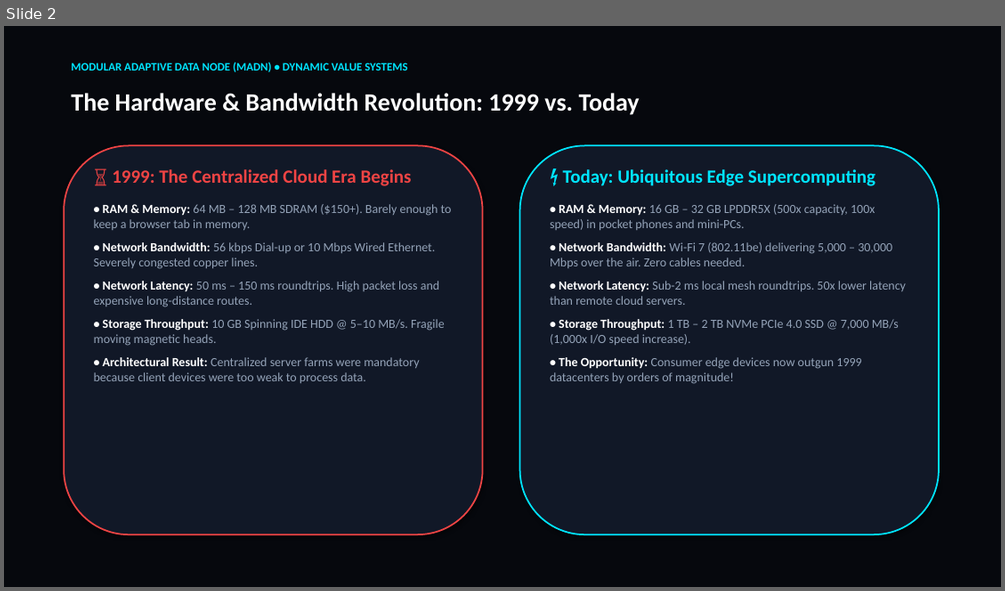
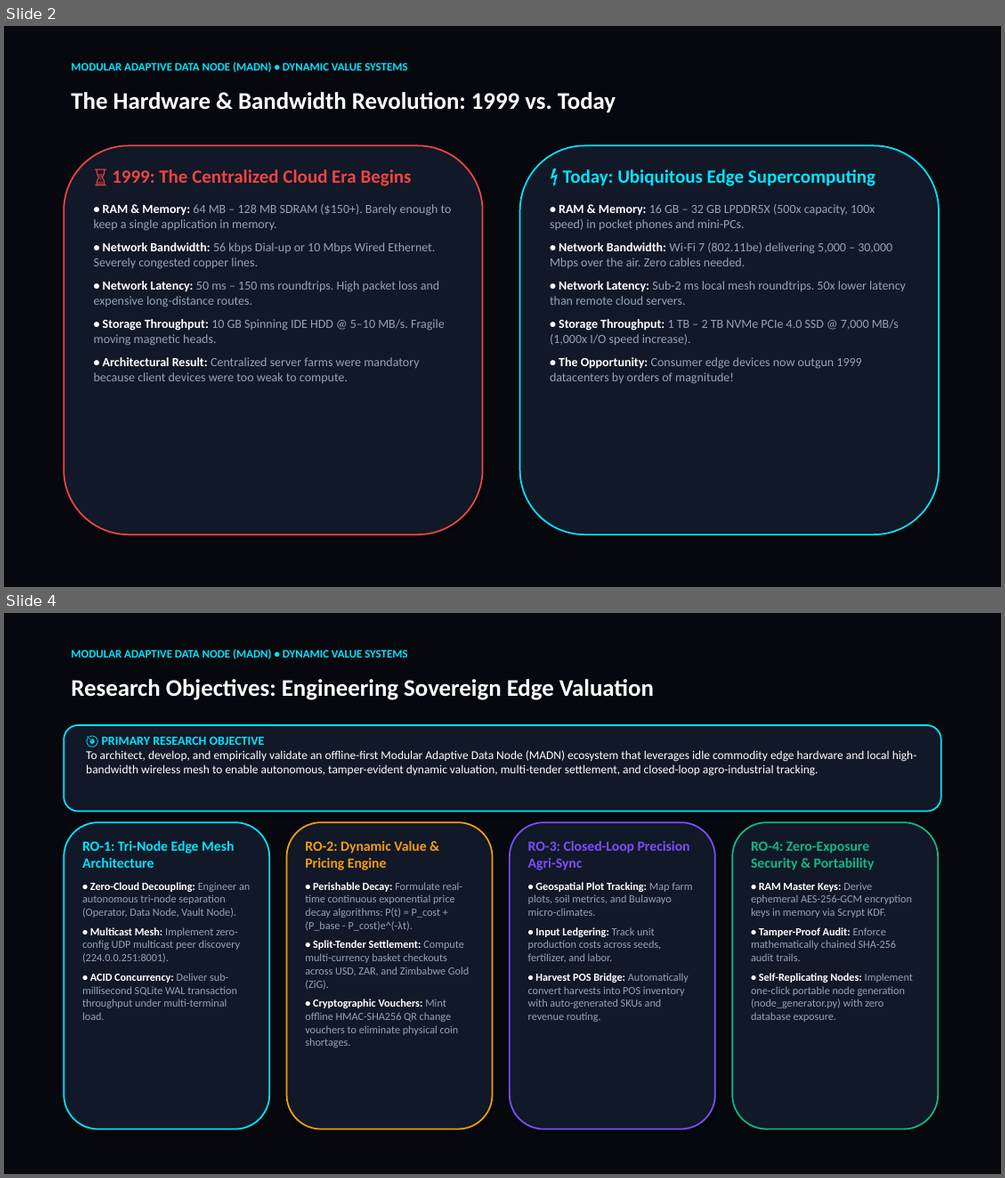
Before and after one commit to pmd742omni/2026-02-15-Sun-2055-Modular-Adaptive-Data-Node--MAD---Node--for-Dynamic-Value-Systems, a slide deck: 01_Documentation_and_Thesis/MADN_Dynamic_Value_Systems_Presentation.pptx. Shown one above the other, each under a label of ours: slide 2 before the commit, slides 2 and 4 after it; the slides between them are not shown. The pictures are 1005x591 and 1005x1178 pixels, drawn with LibreOffice and Linux fonts; fonts in the diff are those of the drawing. Boxes give left, top, right and bottom in pixels: in the first picture for what was removed or moved away, otherwise in the second. Text is boxed around its words. In the diff, an @@ line names an element or a change of style, - is before the commit and + after.

Commit message:
2026-08-26 Wed 1440: Add Problem Statement, Research Objectives, and System Block Diagram to MADN Presentation (Ukukhulisa 1.19.21)

```diff
--- a/01_Documentation_and_Thesis/MADN_Dynamic_Value_Systems_Presentation.pptx
+++ b/01_Documentation_and_Thesis/MADN_Dynamic_Value_Systems_Presentation.pptx
@@ slide 4 added at [4, 613, 1001, 1174], background #06080D @@
@@ text added at [71, 649, 407, 659], 11 pt, text #00E5FF, bold @@
+MODULAR ADAPTIVE DATA NODE (MADN) • DYNAMIC VALUE SYSTEMS
@@ text added at [71, 679, 654, 700], 23 pt, text #FFFFFF, bold @@
+Research Objectives: Engineering Sovereign Edge Valuation
@@ rounded rectangle added at [64, 725, 941, 811], fill #111827, outline #00E5FF 1.5 pt @@
@@ text added at [86, 737, 917, 776], 11.5 pt, text #FFFFFF @@
+🎯 PRIMARY RESEARCH OBJECTIVE
+To architect, develop, and empirically validate an offline-first Modular Adaptive Data Node (MADN) ecosystem that leverages idle commodity edge hardware and local high-bandwidth wireless mesh to enable autonomous, tamper-evident dynamic valuation, multi-tender settlement, and closed-loop agro-industrial tracking.
@@ rounded rectangle added at [64, 822, 269, 1129], fill #111827, outline #00E5FF 1.5 pt @@
@@ rounded rectangle added at [287, 822, 493, 1129], fill #111827, outline #F59E0B 1.5 pt @@
@@ rounded rectangle added at [510, 822, 715, 1129], fill #111827, outline #7C4DFF 1.5 pt @@
@@ rounded rectangle added at [732, 822, 938, 1129], fill #111827, outline #10B981 1.5 pt @@
@@ text added at [82, 841, 250, 1020], 10.5 pt, text #94A3B8 @@
+RO-1: Tri-Node Edge Mesh Architecture
+• Zero-Cloud Decoupling: Engineer an autonomous tri-node separation (Operator, Data Node, Vault Node).
+• Multicast Mesh: Implement zero-config UDP multicast peer discovery (224.0.0.251:8001).
+• ACID Concurrency: Deliver sub-millisecond SQLite WAL transaction throughput under multi-terminal load.
@@ text added at [305, 841, 469, 1047], 10.5 pt, text #94A3B8 @@
+RO-2: Dynamic Value & Pricing Engine
+• Perishable Decay: Formulate real-time continuous exponential price decay algorithms: P(t) = P_cost + (P_base - P_cost)e^(-λt).
+• Split-Tender Settlement: Compute multi-currency basket checkouts across USD, ZAR, and Zimbabwe Gold (ZiG).
+• Cryptographic Vouchers: Mint offline HMAC-SHA256 QR change vouchers to eliminate physical coin shortages.
@@ text added at [528, 841, 692, 1022], 10.5 pt, text #94A3B8 @@
+RO-3: Closed-Loop Precision Agri-Sync
+• Geospatial Plot Tracking: Map farm plots, soil metrics, and Bulawayo micro-climates.
+• Input Ledgering: Track unit production costs across seeds, fertilizer, and labor.
+• Harvest POS Bridge: Automatically convert harvests into POS inventory with auto-generated SKUs and revenue routing.
@@ text added at [751, 841, 913, 1022], 10.5 pt, text #94A3B8 @@
+RO-4: Zero-Exposure Security & Portability
+• RAM Master Keys: Derive ephemeral AES-256-GCM encryption keys in memory via Scrypt KDF.
+• Tamper-Proof Audit: Enforce mathematically chained SHA-256 audit trails.
+• Self-Replicating Nodes: Implement one-click portable node generation (node_generator.py) with zero database exposure.
@@ slide 2 changed as well @@
@@ text "The Hardware & Bandwidth Revolution: ..." at [71, 92, 615, 113]: size 24 to 23 pt @@
@@ text at [94, 204, 452, 231]: text changed @@
-• RAM & Memory: 64 MB – 128 MB SDRAM ($150+). Barely enough to keep a browser tab in memory.
+• RAM & Memory: 64 MB – 128 MB SDRAM ($150+). Barely enough to keep a single application in memory.
@@ text at [94, 357, 419, 383]: text changed @@
-• Architectural Result: Centralized server farms were mandatory because client devices were too weak to process data.
+• Architectural Result: Centralized server farms were mandatory because client devices were too weak to compute.
```
Also in this commit, not shown: 7 other slides changed, 2 other slides added, 1 slide removed, 1 other file.
